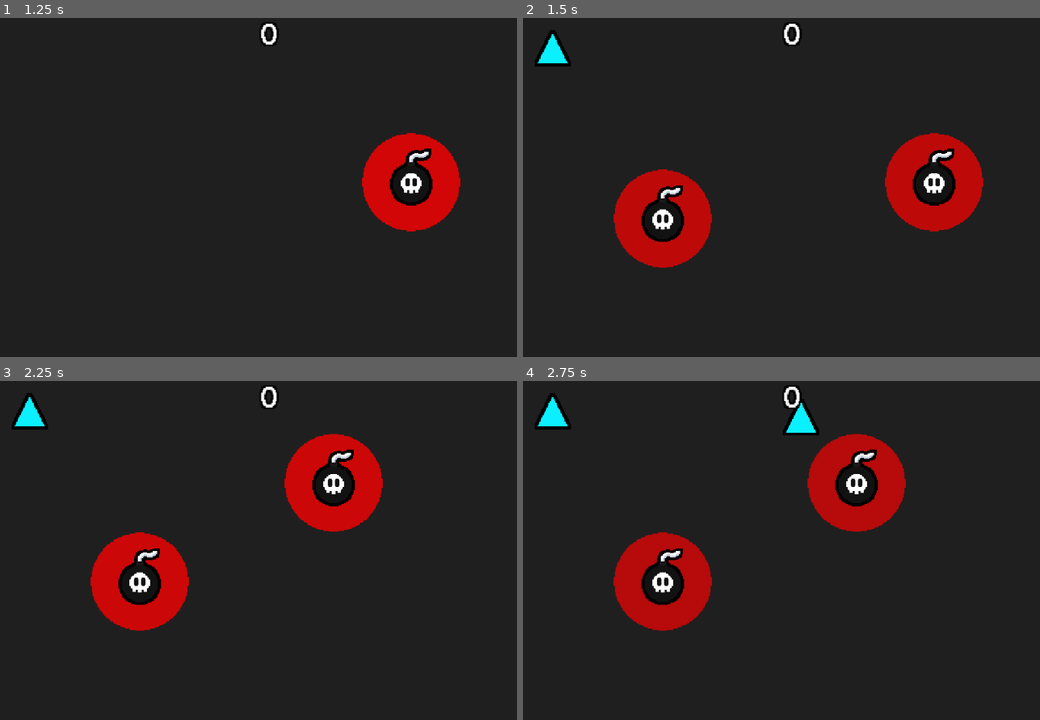
Above: before the commit, frames 1-4 (two rows, left to right).
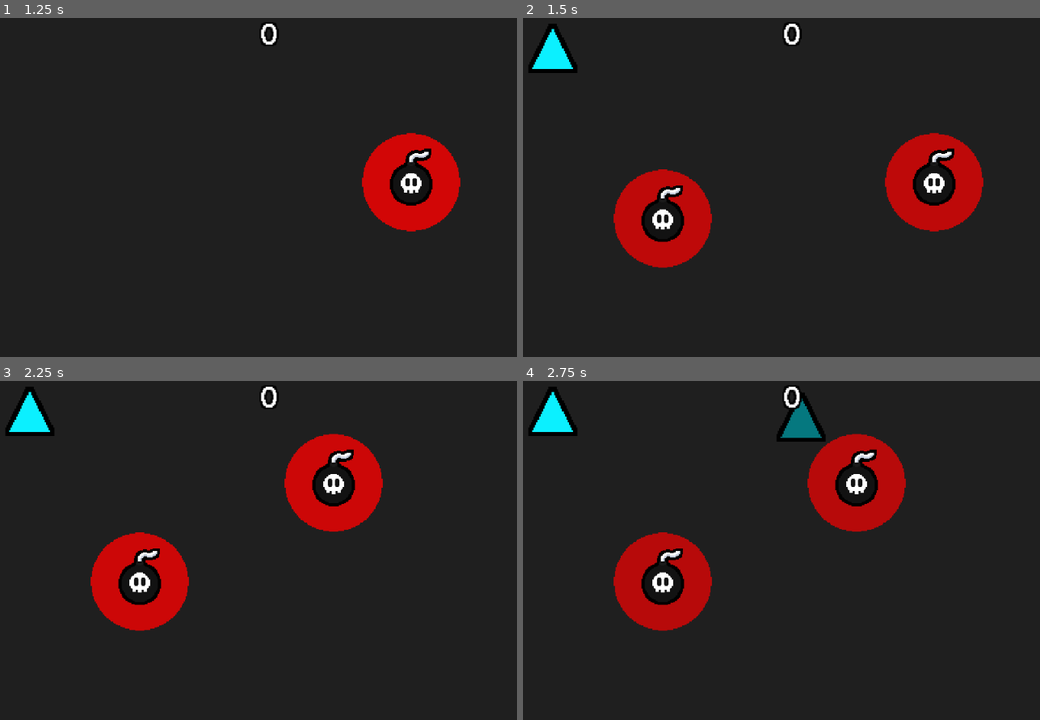
Above: after the commit, the same moments.

Repository: SpicyTime/BlastForge
Game: Godot game, scene res://main/main.tscn
The game is run twice, just before and just after one commit, with the same random seed, the same clock (stepped at 60 frames per second) and the same inputs. The engine's default icon, where the game draws it, is replaced by a stand-in: a white triangle on a blue panel in a dark square.
Inputs (mouse positions are in pixels of both pictures, inside the frame that each line leads up to):
- Up to frame 1 (1.25 s): tap Enter at 0.5 s; move the mouse to (413, 180) at 0.52 s; click (413, 180) at 0.6 s
- Up to frame 2 (1.5 s): move the mouse to (662, 218) at 1.27 s; click (662, 218) at 1.35 s
- Up to frame 3 (2.25 s): move the mouse to (336, 482) at 2.02 s; click (336, 482) at 2.1 s
- Up to frame 4 (2.75 s): no input

Frame 1 is identical in both runs. In frame 2, 0.6% of the frame differs, in the area x 1-11%, y 1-17%; in frame 3, 0.6%; in frame 4, 1.3%, in the area x 1-59%, y 1-18%.

Commit message:
Added weighted size choosing to the shape data

Diff:
--- a/breakables/breakable.gd
+++ b/breakables/breakable.gd
@@ -35,6 +35,7 @@
 	await get_tree().create_timer(0.2).timeout
 	hurtbox_collider.disabled = false
 
+
 func _on_health_depleted(health_node: Health) -> void:
 	if health_node in get_children():
 		$BreakableBehavior.handle_break(type)
--- a/breakables/shape_component.gd
+++ b/breakables/shape_component.gd
@@ -1,6 +1,9 @@
 class_name ShapeComponent
 extends Node
 var shape_data: ShapeData = null
+
+func _ready() -> void:
+	shape_data.shape_size = shape_data.choose_random_size()
 
 
 func set_data(data: ShapeData) -> void:
--- a/breakables/shape_data.gd
+++ b/breakables/shape_data.gd
@@ -6,5 +6,23 @@
 @export var health_amount: int = 0
 @export var base_point_value: int = 1
 @export var shape_collider: Shape2D
+@export var size_type_weights: Dictionary[Enums.ShapeSize, float] = {
+	Enums.ShapeSize.SMALL : 1.0,
+	Enums.ShapeSize.MEDIUM : 1.0,
+	Enums.ShapeSize.LARGE : 1.0
+}
+
+func calc_size_weight_total() -> float:
+	var total_weight: float = 0.0
+	for weight in size_type_weights:
+		total_weight += weight
+	return total_weight
+
+
 func choose_random_size() -> Enums.ShapeSize:
-	return randi_range(0, Enums.ShapeSize.size()) as Enums.ShapeSize
+	var weight_roll: float = randf() * calc_size_weight_total()
+	# Goes through the weights to eventually choose the type
+	for size_type in size_type_weights.keys():
+		weight_roll -= size_type_weights[size_type]
+		if weight_roll <= 0.0: return size_type
+	return Enums.ShapeSize.SMALL
